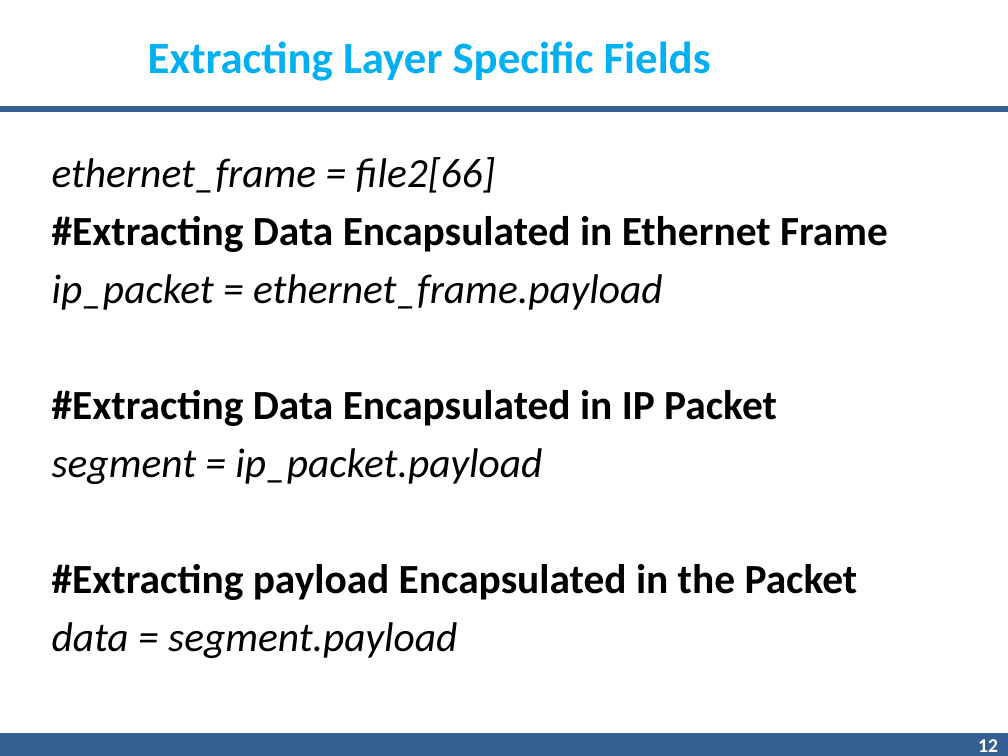
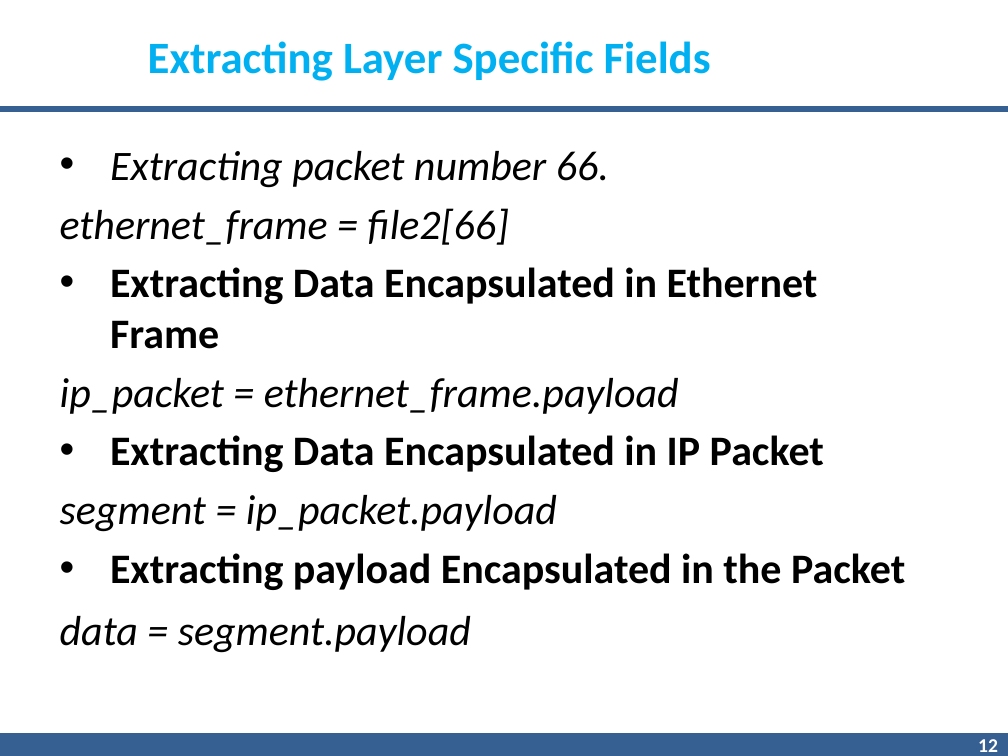
Before and after one commit to gnnain/Pcap_Reader, a slide deck: slide 12 of 7.pptx. Drawn at 1008x756 pixels with LibreOffice and Linux fonts; fonts in the diff are those of the drawing; background and template pictures are left out. Boxes give left, top, right and bottom in pixels: in the first picture for what was removed or moved away, otherwise in the second. Text is boxed around its words. In the diff, an @@ line names an element or a change of style, - is before the commit and + after.

```diff
--- a/7.pptx
+++ b/7.pptx
@@ text "Extracting packet number 66.": place and size @@
-text "Extracting packet number 66." at <box>52,157,888,658</box>
+text "Extracting packet number 66." at <box>60,151,905,653</box>
@@ text at <box>110,151,609,188</box>: paragraph added @@
+• Extracting packet number 66.
@@ text at <box>60,208,679,653</box>: size 29.6 to 30 pt in "ethernet_frame = file2[66]", "ip_packet = ethernet_frame.payload", "segment = ip_packet.payload", "data = segment.payload" @@
@@ text at <box>110,267,818,349</box>: text changed; size 29.6 to 30 pt @@
-#Extracting Data Encapsulated in Ethernet Frame
+• Extracting Data Encapsulated in Ethernet Frame
@@ text at <box>110,435,824,472</box>: text changed; size 29.6 to 30 pt @@
-#Extracting Data Encapsulated in IP Packet
+• Extracting Data Encapsulated in IP Packet
@@ text at <box>110,553,905,590</box>: text changed; size 29.6 to 30 pt @@
-#Extracting payload Encapsulated in the Packet
+• Extracting payload Encapsulated in the Packet
```
Also in this commit, not shown: 12 other slides changed, 2 slides added, 2 slides removed.
